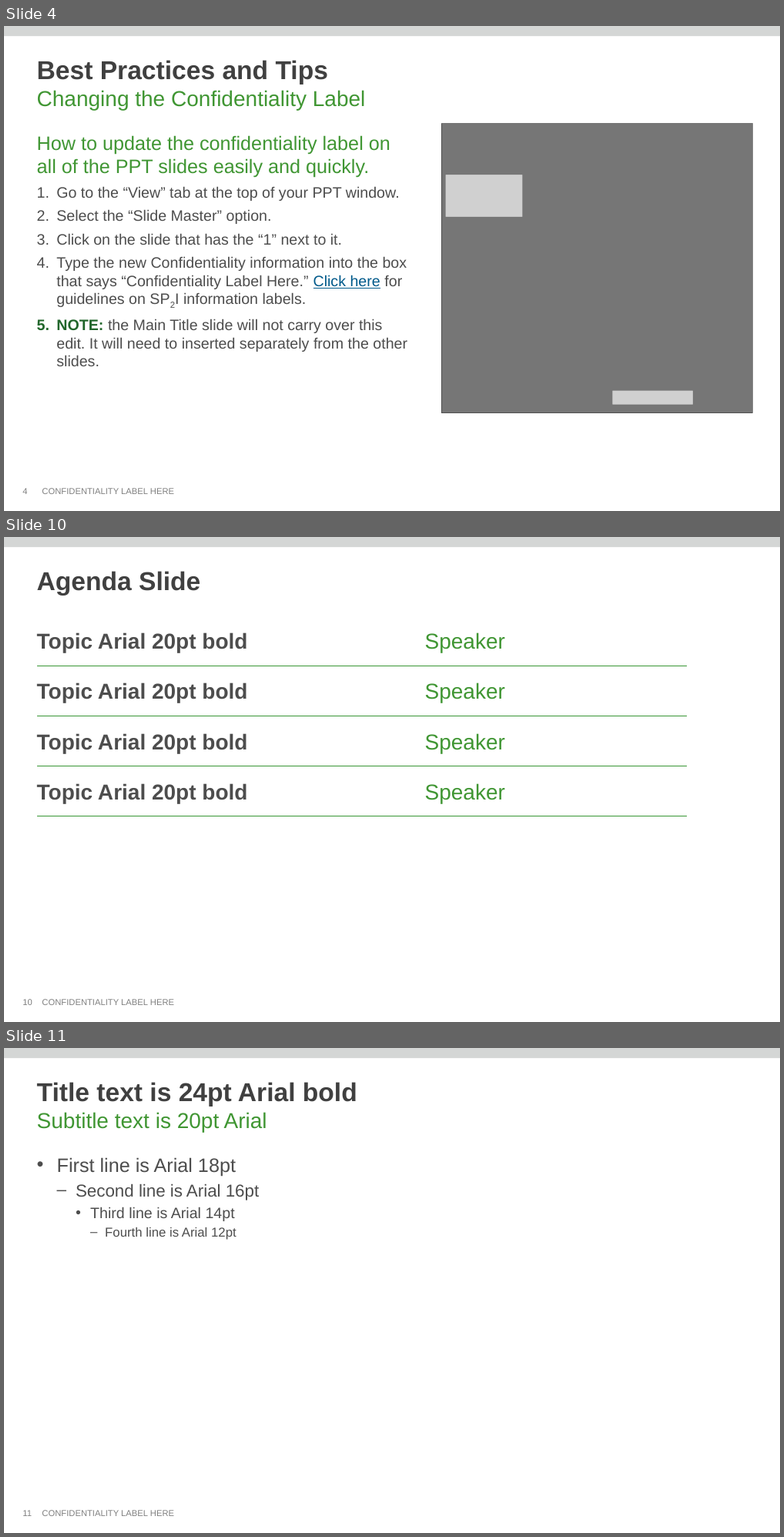
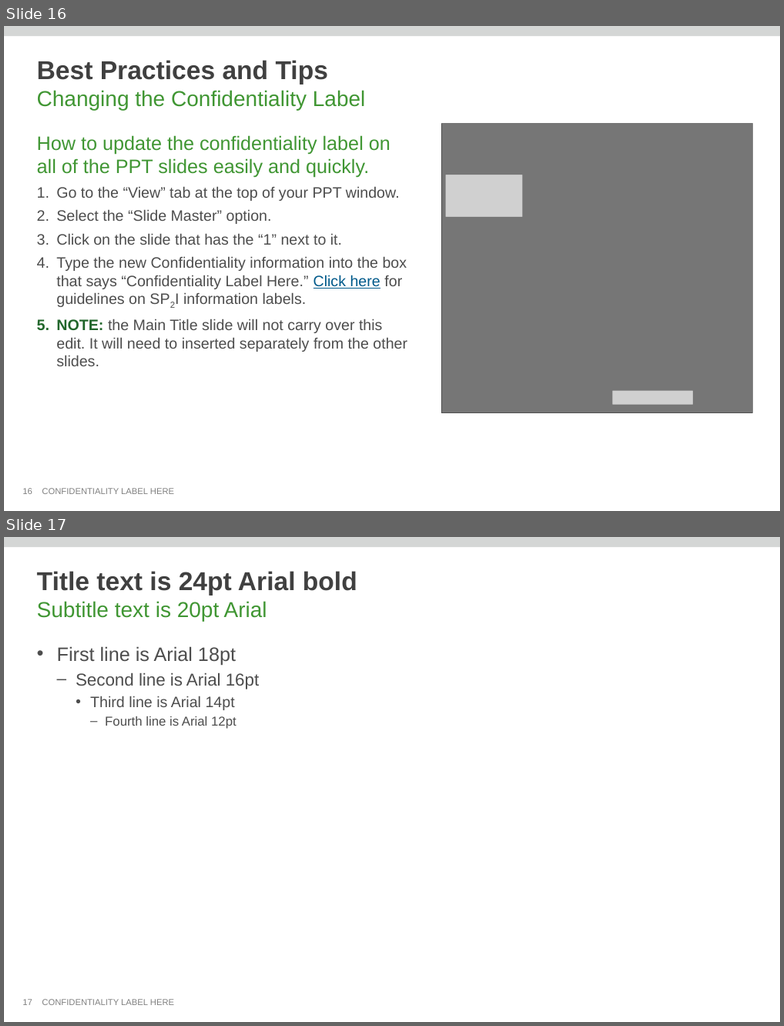
Before and after one commit to thomas-pontikes/greenhouse, a slide deck: CMF.pptx. Shown one above the other, each under a label of ours: slides 4, 10 and 11 before the commit, slides 16 and 17 after it; the slides between them are not shown. The pictures are 784x1537 and 784x1026 pixels, drawn with LibreOffice and Linux fonts; fonts in the diff are those of the drawing; grey boxes stand for pictures; background and template pictures are left out. Boxes give left, top, right and bottom in pixels: in the first picture for what was removed or moved away, otherwise in the second. Text is boxed around its words. In the diff, an @@ line names an element or a change of style, - is before the commit and + after.

```diff
--- a/CMF.pptx
+++ b/CMF.pptx
@@ slide 10 removed at bbox=[4, 537, 780, 1022], background #FFFFFF; not listed: 2 template elements that a slide beside it also shows @@
@@ title removed at bbox=[37, 571, 200, 596] @@
-Agenda Slide
@@ text removed at bbox=[37, 632, 505, 653] @@
-Topic Arial 20pt bold Speaker
@@ line removed from (36, 666) to (687, 666) @@
@@ text removed at bbox=[37, 683, 505, 703] @@
-Topic Arial 20pt bold Speaker
@@ line removed from (36, 716) to (687, 716) @@
@@ text removed at bbox=[37, 733, 505, 753] @@
-Topic Arial 20pt bold Speaker
@@ line removed from (36, 766) to (687, 766) @@
@@ text removed at bbox=[37, 783, 505, 803] @@
-Topic Arial 20pt bold Speaker
@@ line removed from (36, 817) to (687, 817) @@
@@ page number removed at bbox=[22, 999, 32, 1005] @@
-10
@@ what was slide 4 is now slide 16 @@
@@ page number at bbox=[22, 488, 32, 494]: text changed @@
-4
+16
@@ what was slide 11 is now slide 17 @@
@@ page number at bbox=[22, 999, 32, 1005]: text changed @@
-11
+17
```
Also in this commit, not shown: 2 slides changed, 13 slides added, 7 other slides removed.
